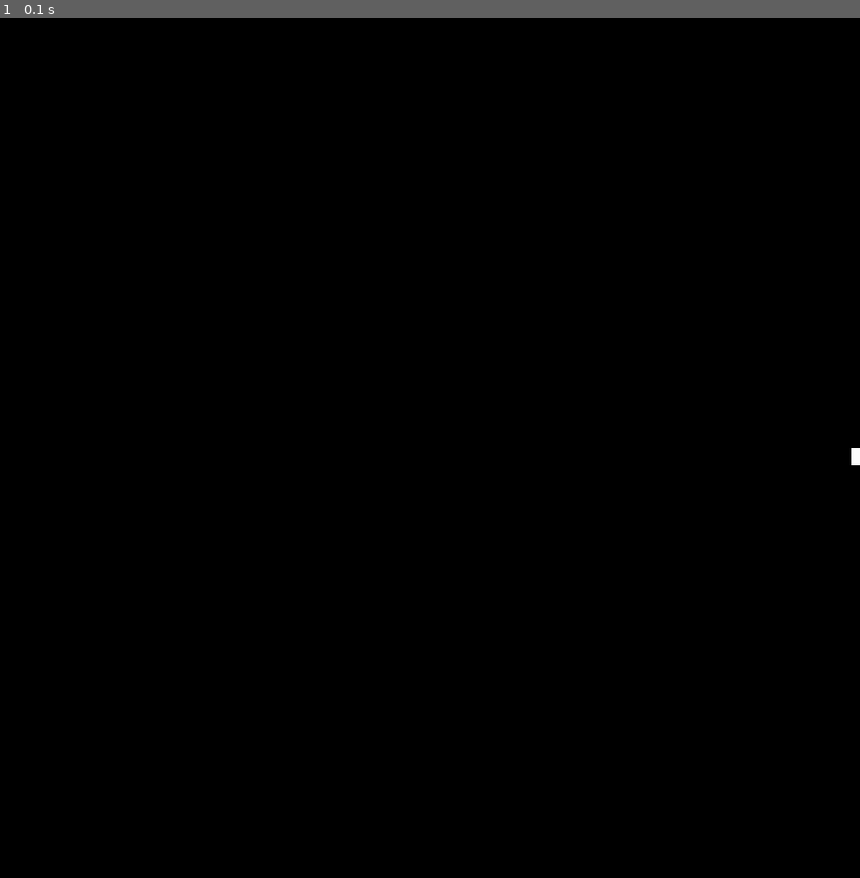
Above: before the commit, frame 1.
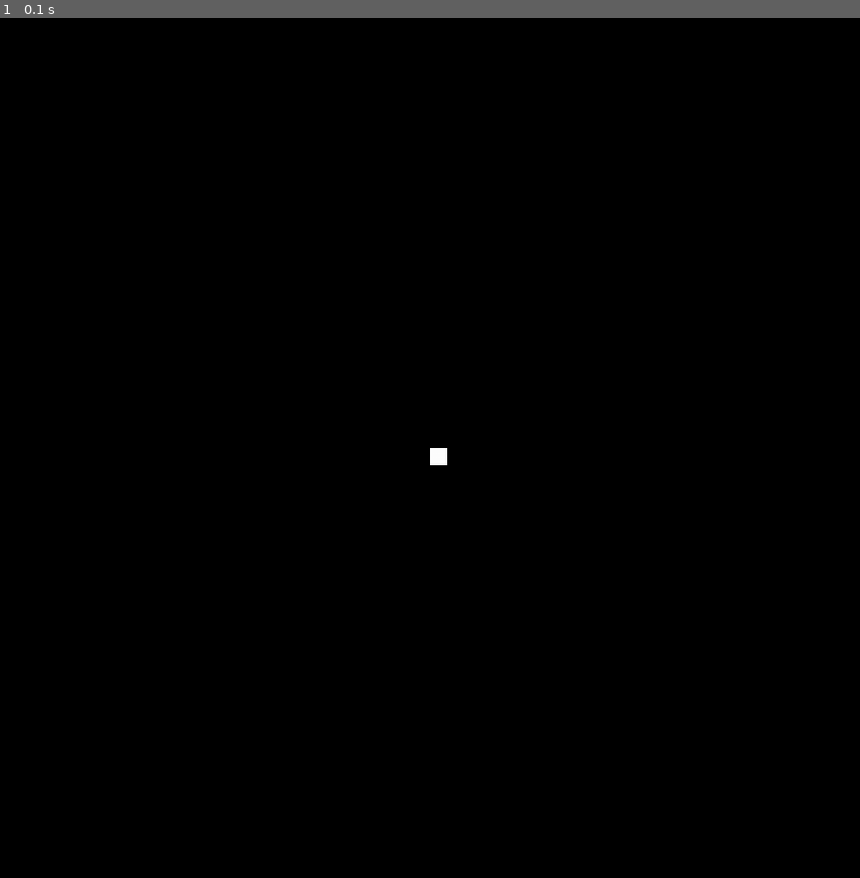
Above: after the commit, the same moment.

Repository: LikelyLucid/Pygame
Game: pygame game, started from Component2.py
Same seed, same stepped clock (60 frames per second), same inputs: the game is played once before the commit and once after it.
Inputs:
- Up to frame 1 (0.1 s): no input

The runs differ from the first frame. In frame 1, less than 0.1% of the frame differs, in the area x 50-100%, y 50-52%.

Commit message:
Feb 17, 2023, 11:16 AM

Diff:
--- a/Component2.py
+++ b/Component2.py
@@ -20,7 +20,7 @@
 
 quit_game = False
 snake_x = screen_width / 2
-snake_y = screen_height-20 / 2
+snake_y = screen_height / 2
 
 while not quit_game:
     for event in pygame.event.get():
